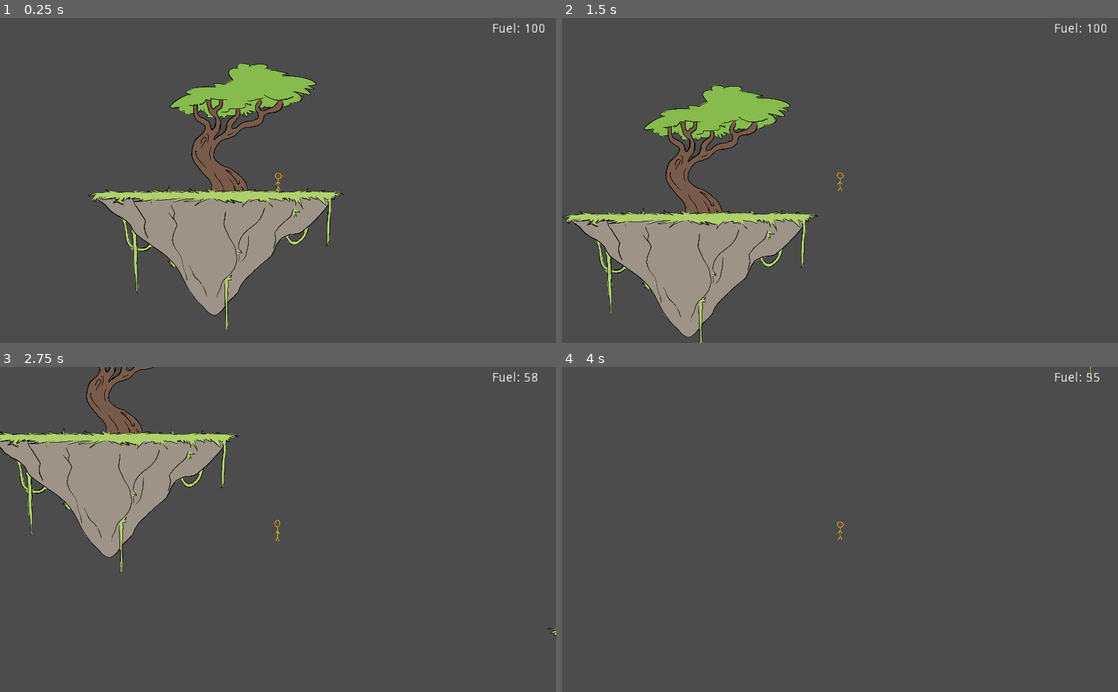
Above: before the commit, frames 1-4 (two rows, left to right).
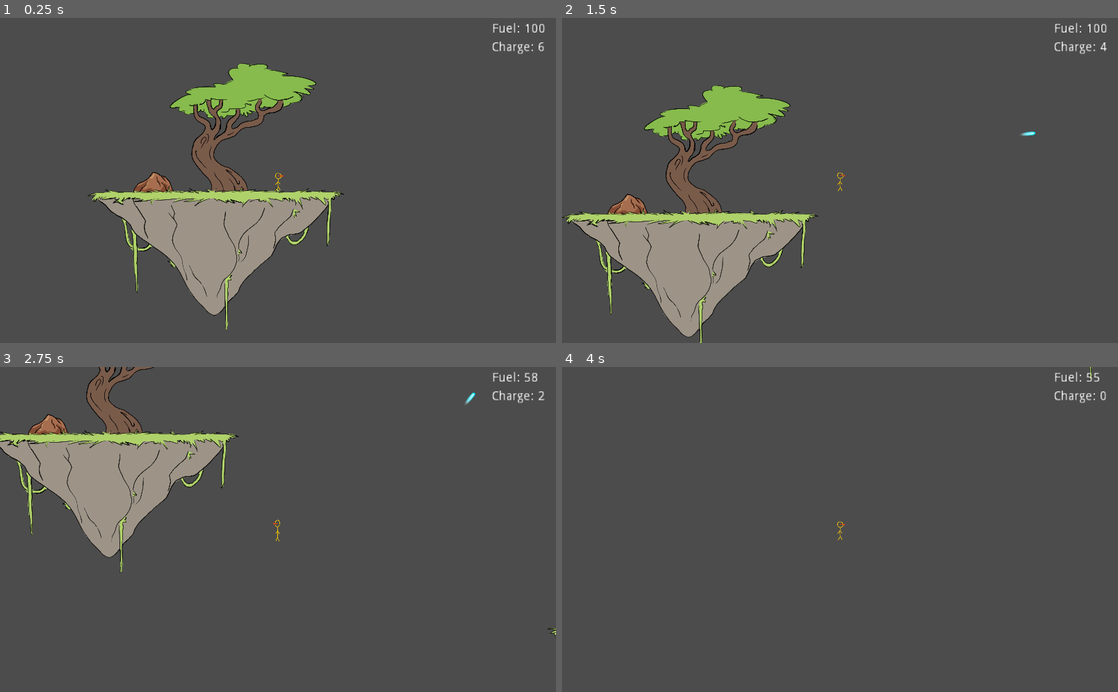
Above: after the commit, the same moments.

Repository: ReneyGG/floating-islands
Game: Godot game, scene res://Scenes/Main.tscn
The game is run twice, just before and just after one commit, with the same random seed, the same clock (stepped at 60 frames per second) and the same inputs.
Inputs (mouse positions are in pixels of both pictures, inside the frame that each line leads up to):
- Up to frame 1 (0.25 s): no input
- Up to frame 2 (1.5 s): tap Enter at 0.5 s; move the mouse to (962, 164) at 0.52 s; press the mouse at (962, 164) at 0.53 s; hold Right (ui_right) from 0.53 s (still down); tap Up (ui_up) at 0.77 s; move the mouse to (728, 196) at 1.27 s; release the mouse at (728, 196) at 1.28 s; tap S (drop) at 1.35 s
- Up to frame 3 (2.75 s): tap Up (ui_up) at 1.52 s; click (166, 545) at 1.55 s; move the mouse to (333, 458) at 2.02 s; release Right (ui_right) at 2.03 s; hold Left (ui_left) from 2.03 s (still down); hold Space (jetpack) from 2.03 s (still down); click (333, 458) at 2.3 s
- Up to frame 4 (4 s): move the mouse to (812, 594) at 2.77 s; release Left (ui_left) at 2.78 s; release Space (jetpack) at 2.78 s; hold Right (ui_right) from 2.78 s (still down); click (812, 594) at 2.85 s; tap Up (ui_up) at 3.02, 3.77 s; move the mouse to (1006, 578) at 3.52 s; press the mouse at (1006, 578) at 3.53 s

The runs differ from the first frame. In frame 1, 0.4% of the frame differs, in the area x 23-98%, y 7-54%; in frame 2, 0.4%; in frame 3, 0.4%, in the area x 5-98%, y 7-21%; in frame 4, 0.1%.

Commit message:
Added basic framework for resource farming

Diff:
--- a/Scenes/DriftingIsland.tscn
+++ b/Scenes/Islands/DriftingIsland.tscn
@@ -1,14 +1,19 @@
-[gd_scene load_steps=4 format=2]
+[gd_scene load_steps=5 format=2]
 
 [ext_resource path="res://Assets/Placeholders/drifting-island-placeholder.png" type="Texture" id=1]
 [ext_resource path="res://Scripts/DriftingIsland.gd" type="Script" id=2]
+[ext_resource path="res://Scenes/ResourceDeposits/MineralDeposit.tscn" type="PackedScene" id=3]
 
 [sub_resource type="RectangleShape2D" id=1]
 extents = Vector2( 385, 20 )
 
 [node name="DriftingIsland" type="KinematicBody2D"]
 collision_layer = 2
+collision_mask = 25
 script = ExtResource( 2 )
+
+[node name="MineralDeposit" parent="." instance=ExtResource( 3 )]
+position = Vector2( -20, -90 )
 
 [node name="DriftingIslandSprite" type="Sprite" parent="."]
 position = Vector2( 0, 210 )
--- a/Scenes/HubIsland.tscn
+++ b/Scenes/Islands/HubIsland.tscn
@@ -7,6 +7,7 @@
 
 [node name="HubIsland" type="StaticBody2D"]
 collision_layer = 2
+collision_mask = 25
 
 [node name="HubIslandSprite" type="Sprite" parent="."]
 texture = ExtResource( 1 )
--- a/Scenes/IslandSpawner.tscn
+++ b/Scenes/Islands/IslandSpawner.tscn
@@ -1,7 +1,8 @@
 [gd_scene load_steps=3 format=2]
 
 [ext_resource path="res://Scripts/IslandSpawner.gd" type="Script" id=1]
-[ext_resource path="res://Scenes/DriftingIsland.tscn" type="PackedScene" id=2]
+[ext_resource path="res://Scenes/Islands/DriftingIsland.tscn" type="PackedScene" id=2]
+
 
 [node name="IslandSpawner" type="Node2D"]
 script = ExtResource( 1 )
--- a/Scenes/Main.tscn
+++ b/Scenes/Main.tscn
@@ -1,28 +1,33 @@
-[gd_scene load_steps=4 format=2]
+[gd_scene load_steps=5 format=2]
 
-[ext_resource path="res://Scenes/Player.tscn" type="PackedScene" id=1]
-[ext_resource path="res://Scenes/HubIsland.tscn" type="PackedScene" id=2]
-[ext_resource path="res://Scenes/IslandSpawner.tscn" type="PackedScene" id=4]
+[ext_resource path="res://Scenes/Player/Player.tscn" type="PackedScene" id=1]
+[ext_resource path="res://Scenes/Islands/HubIsland.tscn" type="PackedScene" id=2]
+[ext_resource path="res://Scenes/ResourceDeposits/MineralDeposit.tscn" type="PackedScene" id=3]
+[ext_resource path="res://Scenes/Islands/IslandSpawner.tscn" type="PackedScene" id=4]
 
 [node name="Main" type="Node2D"]
 
-[node name="IslandSpawners" type="YSort" parent="."]
+[node name="Islands" type="YSort" parent="."]
 
-[node name="IslandSpawnerHigh1" parent="IslandSpawners" instance=ExtResource( 4 )]
+[node name="IslandSpawnerHigh1" parent="Islands" instance=ExtResource( 4 )]
 position = Vector2( -3000, -900 )
 drift_direction = 1
 
-[node name="IslandSpawnerHigh2" parent="IslandSpawners" instance=ExtResource( 4 )]
+[node name="IslandSpawnerHigh2" parent="Islands" instance=ExtResource( 4 )]
 position = Vector2( 3000, -1800 )
 
-[node name="IslandSpawnerLow1" parent="IslandSpawners" instance=ExtResource( 4 )]
+[node name="IslandSpawnerLow1" parent="Islands" instance=ExtResource( 4 )]
 position = Vector2( 3000, 900 )
 
-[node name="IslandSpawnerLow2" parent="IslandSpawners" instance=ExtResource( 4 )]
+[node name="IslandSpawnerLow2" parent="Islands" instance=ExtResource( 4 )]
 position = Vector2( -3000, 1800 )
 drift_direction = 1
 
-[node name="HubIsland" parent="IslandSpawners" instance=ExtResource( 2 )]
+[node name="HubIsland" parent="Islands" instance=ExtResource( 2 )]
+
+[node name="MineralDeposit" parent="Islands/HubIsland" instance=ExtResource( 3 )]
+show_behind_parent = true
+position = Vector2( -340, -80 )
 
 [node name="Player" parent="." instance=ExtResource( 1 )]
 position = Vector2( 340, -140 )
--- a/Scenes/Player.tscn
+++ /dev/null
@@ -1,35 +0,0 @@
-[gd_scene load_steps=4 format=2]
-
-[ext_resource path="res://Scripts/Player.gd" type="Script" id=1]
-[ext_resource path="res://Assets/Placeholders/player.png" type="Texture" id=2]
-
-[sub_resource type="CapsuleShape2D" id=1]
-radius = 30.0
-height = 51.8392
-
-[node name="Player" type="KinematicBody2D"]
-position = Vector2( 0.418121, -9.19865 )
-collision_mask = 2
-script = ExtResource( 1 )
-
-[node name="Sprite" type="Sprite" parent="."]
-position = Vector2( -1.11384, 7.57578 )
-texture = ExtResource( 2 )
-
-[node name="PlayerCollider" type="CollisionShape2D" parent="."]
-position = Vector2( -0.836243, 6.68992 )
-shape = SubResource( 1 )
-
-[node name="Camera" type="Camera2D" parent="."]
-current = true
-zoom = Vector2( 3, 3 )
-
-[node name="FuelLabel" type="Label" parent="Camera"]
-margin_left = 1183.01
-margin_top = -873.475
-margin_right = 1250.01
-margin_bottom = -851.475
-rect_scale = Vector2( 5, 5 )
-text = "Fuel: 100"
-
-[node name="JumpTimer" type="Timer" parent="."]
--- /dev/null
+++ b/Scenes/Player/Player.tscn
@@ -0,0 +1,63 @@
+[gd_scene load_steps=6 format=2]
+
+[ext_resource path="res://Scripts/Player.gd" type="Script" id=1]
+[ext_resource path="res://Assets/Placeholders/player.png" type="Texture" id=2]
+[ext_resource path="res://Scripts/MiningLaser.gd" type="Script" id=3]
+[ext_resource path="res://Scenes/Projectiles/MiningLaserBolt.tscn" type="PackedScene" id=4]
+
+[sub_resource type="CapsuleShape2D" id=1]
+radius = 30.0
+height = 51.8392
+
+[node name="Player" type="KinematicBody2D"]
+position = Vector2( 0.418121, -9.19865 )
+collision_mask = 2
+script = ExtResource( 1 )
+
+[node name="Sprite" type="Sprite" parent="."]
+position = Vector2( -1.11384, 7.57578 )
+texture = ExtResource( 2 )
+
+[node name="PlayerCollider" type="CollisionShape2D" parent="."]
+position = Vector2( -0.836243, 6.68992 )
+shape = SubResource( 1 )
+
+[node name="Camera" type="Camera2D" parent="."]
+current = true
+zoom = Vector2( 3, 3 )
+
+[node name="FuelLabel" type="Label" parent="Camera"]
+margin_left = 1183.01
+margin_top = -873.475
+margin_right = 1250.01
+margin_bottom = -851.475
+rect_scale = Vector2( 5, 5 )
+text = "Fuel: 100"
+
+[node name="JumpTimer" type="Timer" parent="."]
+
+[node name="MiningLaser" type="Position2D" parent="."]
+position = Vector2( -0.418121, -30.8013 )
+script = ExtResource( 3 )
+projectile = ExtResource( 4 )
+
+[node name="FiringInterval" type="Timer" parent="MiningLaser"]
+wait_time = 0.5
+one_shot = true
+
+[node name="RechargeWait" type="Timer" parent="MiningLaser"]
+one_shot = true
+
+[node name="RechargeTime" type="Timer" parent="MiningLaser"]
+one_shot = true
+
+[node name="ChargeLabel" type="Label" parent="MiningLaser"]
+margin_left = 1180.0
+margin_top = -740.0
+margin_right = 1247.0
+margin_bottom = -718.0
+rect_scale = Vector2( 5, 5 )
+text = "Charge: 6"
+
+[connection signal="timeout" from="MiningLaser/RechargeWait" to="MiningLaser" method="_on_RechargeWait_timeout"]
+[connection signal="timeout" from="MiningLaser/RechargeTime" to="MiningLaser" method="_on_RechargeTime_timeout"]
--- /dev/null
+++ b/Scenes/Projectiles/MiningLaserBolt.tscn
@@ -0,0 +1,28 @@
+[gd_scene load_steps=4 format=2]
+
+[ext_resource path="res://Assets/Laser Bolt.png" type="Texture" id=1]
+[ext_resource path="res://Scripts/MiningLaserBolt.gd" type="Script" id=2]
+
+[sub_resource type="CapsuleShape2D" id=1]
+height = 40.0
+
+[node name="MiningLaserBolt" type="Area2D" groups=["MiningLaserBolt"]]
+collision_layer = 16
+collision_mask = 6
+script = ExtResource( 2 )
+
+[node name="LaserBoltSprite" type="Sprite" parent="."]
+texture = ExtResource( 1 )
+
+[node name="CollisionShape2D" type="CollisionShape2D" parent="."]
+position = Vector2( 14, 0 )
+rotation = 1.5708
+shape = SubResource( 1 )
+
+[node name="LifeTime" type="Timer" parent="."]
+wait_time = 3.0
+autostart = true
+
+[connection signal="area_entered" from="." to="." method="_on_MiningLaserBolt_area_entered"]
+[connection signal="body_entered" from="." to="." method="_on_MiningLaserBolt_body_entered"]
+[connection signal="timeout" from="LifeTime" to="." method="_on_LifeTime_timeout"]
--- /dev/null
+++ b/Scenes/ResourceDeposits/MineralDeposit.tscn
@@ -0,0 +1,21 @@
+[gd_scene load_steps=4 format=2]
+
+[ext_resource path="res://Assets/Placeholders/mineral-deposit-ground.png" type="Texture" id=1]
+[ext_resource path="res://Scripts/MineralDeposit.gd" type="Script" id=2]
+
+[sub_resource type="RectangleShape2D" id=1]
+extents = Vector2( 80, 40 )
+
+[node name="MineralDeposit" type="Area2D" groups=["MineralDeposit"]]
+collision_layer = 4
+collision_mask = 16
+script = ExtResource( 2 )
+
+[node name="MineralDepositSprite" type="Sprite" parent="."]
+texture = ExtResource( 1 )
+
+[node name="MineralCollider" type="CollisionShape2D" parent="."]
+position = Vector2( 0, 20 )
+shape = SubResource( 1 )
+
+[connection signal="area_entered" from="." to="." method="_on_MineralDeposit_area_entered"]
--- a/Scripts/IslandSpawner.gd
+++ b/Scripts/IslandSpawner.gd
@@ -23,7 +23,6 @@
 	new_island.drift_speed = rng.randf_range(60.0, 100.0)*drift_direction
 	new_island.position.y += rng.randi_range(-position_jitter, position_jitter)
 	add_child(new_island)
-	print(new_island.position)
 
 	_randomize_timer()
 
--- /dev/null
+++ b/Scripts/MineralDeposit.gd
@@ -0,0 +1,11 @@
+extends Area2D
+
+export var size = 2
+onready var health = size
+export var toughness = 1
+
+func _on_MineralDeposit_area_entered(body):
+	if body.is_in_group("MiningLaserBolt") and body.power >= toughness:
+		health -= 1
+		if health == 0:
+			queue_free()
--- /dev/null
+++ b/Scripts/MiningLaser.gd
@@ -0,0 +1,57 @@
+extends Node2D
+
+# The projectile that the laser fires.
+export var projectile: Resource
+
+# The number of projectiles the laser can fire before needing to recharge
+export var max_laser_charge = 6
+onready var laser_charge = max_laser_charge
+
+# The time between shots
+onready var firing_interval = get_node("FiringInterval")
+# The time it takes to regain one laser charge
+onready var recharge_time = get_node("RechargeTime")
+# The wait between firing the last bolt and your lasers starting to recharge.
+onready var recharge_wait = get_node("RechargeWait")
+
+onready var charge_label = get_node("ChargeLabel")
+
+func _physics_process(delta):
+
+	if Input.is_action_pressed("shoot"):
+		if firing_interval.is_stopped() and laser_charge > 0:
+
+			_fire_laser()
+			_alter_laser_charge(-1)
+
+			# Reset both the timers. For some reason to reset a timer you have to do stop then start.
+			firing_interval.stop()
+			firing_interval.start()
+
+			recharge_wait.stop()
+			recharge_wait.start()
+
+			# Also need to stop this timer or else you'll end up with multiple "recharges" going on at once.
+			recharge_time.stop()
+
+func _fire_laser():
+	var new_laser = projectile.instance()
+	get_tree().current_scene.add_child(new_laser)
+	new_laser.trajectory = get_local_mouse_position().normalized()
+	new_laser.look_at(get_local_mouse_position())
+	new_laser.global_position = global_position
+
+func _alter_laser_charge(amount):
+	# Alters laser charge by an amount. Ensures the charge doesn't go below 0 or above max.
+	laser_charge = clamp(laser_charge + amount, 0, max_laser_charge)
+	charge_label.set_text("Charge: " + str(laser_charge))
+
+func _on_RechargeWait_timeout():
+	# After not firing for a peroid of time, start regaining spent laser charges.
+	recharge_time.start()
+
+func _on_RechargeTime_timeout():
+	# Add 1 laser charge and restart the recharge timer.
+	if laser_charge < max_laser_charge:
+		_alter_laser_charge(1)
+		recharge_time.start()
--- /dev/null
+++ b/Scripts/MiningLaserBolt.gd
@@ -0,0 +1,20 @@
+extends Area2D
+
+export var power = 1
+export var projectile_speed = 3000
+var trajectory = Vector2.ZERO
+
+func _ready():
+	pass
+
+func _physics_process(delta):
+	position += trajectory*projectile_speed*delta
+
+func _on_MiningLaserBolt_area_entered(area):
+	queue_free()
+
+func _on_MiningLaserBolt_body_entered(body):
+	queue_free()
+
+func _on_LifeTime_timeout():
+	queue_free()
--- a/project.godot
+++ b/project.godot
@@ -10,7 +10,6 @@
 
 _global_script_classes=[  ]
 _global_script_class_icons={
-
 }
 
 [application]
@@ -28,50 +27,63 @@
 
 ui_left={
 "deadzone": 0.5,
-"events": [ Object(InputEventKey,"resource_local_to_scene":false,"resource_name":"","device":0,"alt":false,"shift":false,"control":false,"meta":false,"command":false,"pressed":false,"scancode":16777231,"unicode":0,"echo":false,"script":null)
+"events": [ Object(InputEventKey,"resource_local_to_scene":false,"resource_name":"","device":0,"alt":false,"shift":false,"control":false,"meta":false,"command":false,"pressed":false,"scancode":16777231,"physical_scancode":0,"unicode":0,"echo":false,"script":null)
 , Object(InputEventJoypadButton,"resource_local_to_scene":false,"resource_name":"","device":0,"button_index":14,"pressure":0.0,"pressed":false,"script":null)
-, Object(InputEventKey,"resource_local_to_scene":false,"resource_name":"","device":0,"alt":false,"shift":false,"control":false,"meta":false,"command":false,"pressed":false,"scancode":65,"unicode":0,"echo":false,"script":null)
+, Object(InputEventKey,"resource_local_to_scene":false,"resource_name":"","device":0,"alt":false,"shift":false,"control":false,"meta":false,"command":false,"pressed":false,"scancode":65,"physical_scancode":0,"unicode":0,"echo":false,"script":null)
  ]
 }
 ui_right={
 "deadzone": 0.5,
-"events": [ Object(InputEventKey,"resource_local_to_scene":false,"resource_name":"","device":0,"alt":false,"shift":false,"control":false,"meta":false,"command":false,"pressed":false,"scancode":16777233,"unicode":0,"echo":false,"script":null)
+"events": [ Object(InputEventKey,"resource_local_to_scene":false,"resource_name":"","device":0,"alt":false,"shift":false,"control":false,"meta":false,"command":false,"pressed":false,"scancode":16777233,"physical_scancode":0,"unicode":0,"echo":false,"script":null)
 , Object(InputEventJoypadButton,"resource_local_to_scene":false,"resource_name":"","device":0,"button_index":15,"pressure":0.0,"pressed":false,"script":null)
-, Object(InputEventKey,"resource_local_to_scene":false,"resource_name":"","device":0,"alt":false,"shift":false,"control":false,"meta":false,"command":false,"pressed":false,"scancode":68,"unicode":0,"echo":false,"script":null)
+, Object(InputEventKey,"resource_local_to_scene":false,"resource_name":"","device":0,"alt":false,"shift":false,"control":false,"meta":false,"command":false,"pressed":false,"scancode":68,"physical_scancode":0,"unicode":0,"echo":false,"script":null)
  ]
 }
 ui_up={
 "deadzone": 0.5,
-"events": [ Object(InputEventKey,"resource_local_to_scene":false,"resource_name":"","device":0,"alt":false,"shift":false,"control":false,"meta":false,"command":false,"pressed":false,"scancode":16777232,"unicode":0,"echo":false,"script":null)
+"events": [ Object(InputEventKey,"resource_local_to_scene":false,"resource_name":"","device":0,"alt":false,"shift":false,"control":false,"meta":false,"command":false,"pressed":false,"scancode":16777232,"physical_scancode":0,"unicode":0,"echo":false,"script":null)
 , Object(InputEventJoypadButton,"resource_local_to_scene":false,"resource_name":"","device":0,"button_index":12,"pressure":0.0,"pressed":false,"script":null)
-, Object(InputEventKey,"resource_local_to_scene":false,"resource_name":"","device":0,"alt":false,"shift":false,"control":false,"meta":false,"command":false,"pressed":false,"scancode":87,"unicode":0,"echo":false,"script":null)
+, Object(InputEventKey,"resource_local_to_scene":false,"resource_name":"","device":0,"alt":false,"shift":false,"control":false,"meta":false,"command":false,"pressed":false,"scancode":87,"physical_scancode":0,"unicode":0,"echo":false,"script":null)
  ]
 }
 move_left={
 "deadzone": 0.5,
-"events": [ Object(InputEventKey,"resource_local_to_scene":false,"resource_name":"","device":0,"alt":false,"shift":false,"control":false,"meta":false,"command":false,"pressed":false,"scancode":65,"unicode":0,"echo":false,"script":null)
+"events": [ Object(InputEventKey,"resource_local_to_scene":false,"resource_name":"","device":0,"alt":false,"shift":false,"control":false,"meta":false,"command":false,"pressed":false,"scancode":65,"physical_scancode":0,"unicode":0,"echo":false,"script":null)
  ]
 }
 move_right={
 "deadzone": 0.5,
-"events": [ Object(InputEventKey,"resource_local_to_scene":false,"resource_name":"","device":0,"alt":false,"shift":false,"control":false,"meta":false,"command":false,"pressed":false,"scancode":68,"unicode":0,"echo":false,"script":null)
+"events": [ Object(InputEventKey,"resource_local_to_scene":false,"resource_name":"","device":0,"alt":false,"shift":false,"control":false,"meta":false,"command":false,"pressed":false,"scancode":68,"physical_scancode":0,"unicode":0,"echo":false,"script":null)
  ]
 }
 jump={
 "deadzone": 0.5,
-"events": [ Object(InputEventKey,"resource_local_to_scene":false,"resource_name":"","device":0,"alt":false,"shift":false,"control":false,"meta":false,"command":false,"pressed":false,"scancode":87,"unicode":0,"echo":false,"script":null)
+"events": [ Object(InputEventKey,"resource_local_to_scene":false,"resource_name":"","device":0,"alt":false,"shift":false,"control":false,"meta":false,"command":false,"pressed":false,"scancode":87,"physical_scancode":0,"unicode":0,"echo":false,"script":null)
  ]
 }
 drop={
 "deadzone": 0.5,
-"events": [ Object(InputEventKey,"resource_local_to_scene":false,"resource_name":"","device":0,"alt":false,"shift":false,"control":false,"meta":false,"command":false,"pressed":false,"scancode":83,"unicode":0,"echo":false,"script":null)
+"events": [ Object(InputEventKey,"resource_local_to_scene":false,"resource_name":"","device":0,"alt":false,"shift":false,"control":false,"meta":false,"command":false,"pressed":false,"scancode":83,"physical_scancode":0,"unicode":0,"echo":false,"script":null)
  ]
 }
 jetpack={
 "deadzone": 0.5,
-"events": [ Object(InputEventKey,"resource_local_to_scene":false,"resource_name":"","device":0,"alt":false,"shift":false,"control":false,"meta":false,"command":false,"pressed":false,"scancode":32,"unicode":0,"echo":false,"script":null)
+"events": [ Object(InputEventKey,"resource_local_to_scene":false,"resource_name":"","device":0,"alt":false,"shift":false,"control":false,"meta":false,"command":false,"pressed":false,"scancode":32,"physical_scancode":0,"unicode":0,"echo":false,"script":null)
  ]
 }
+shoot={
+"deadzone": 0.5,
+"events": [ Object(InputEventMouseButton,"resource_local_to_scene":false,"resource_name":"","device":0,"alt":false,"shift":false,"control":false,"meta":false,"command":false,"button_mask":0,"position":Vector2( 0, 0 ),"global_position":Vector2( 0, 0 ),"factor":1.0,"button_index":1,"pressed":false,"doubleclick":false,"script":null)
+ ]
+}
+
+[layer_names]
+
+2d_physics/layer_1="Player"
+2d_physics/layer_2="Islands"
+2d_physics/layer_3="ResourceDeposits"
+2d_physics/layer_4="Items"
+2d_physics/layer_5="Projectiles"
 
 [rendering]
 
Binary file added: Assets/Placeholders/mineral-deposit-ground.png
Not shown, added: Assets/Placeholders/mineral-deposit-ground.png.import
Binary file added: Assets/Placeholders/mineral-deposit-hanging.png
Not shown, added: Assets/Placeholders/mineral-deposit-hanging.png.import
